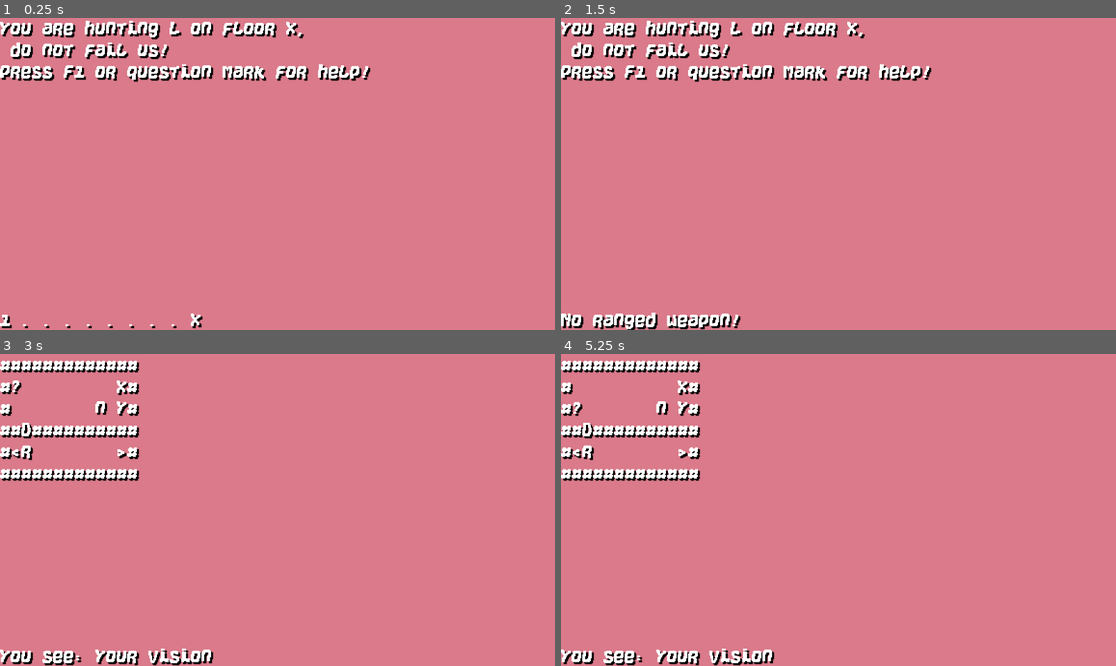
Above: before the commit, frames 1-4 (two rows, left to right).
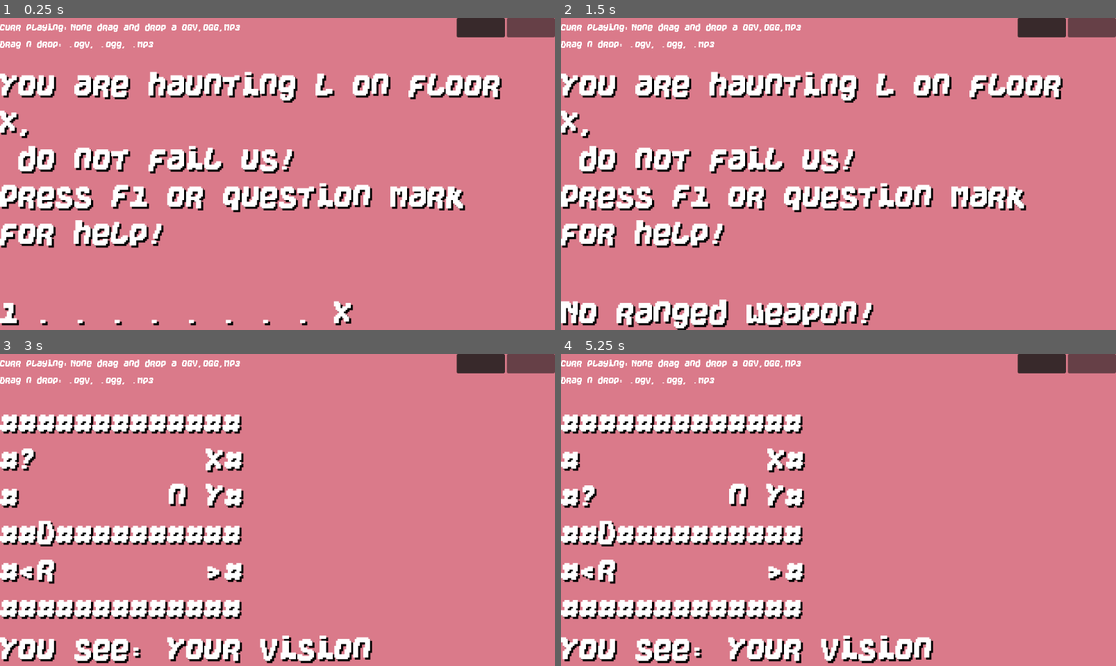
Above: after the commit, the same moments.

Repository: KaizNike/Defeating-User-Built-Dungeon
Game: Godot game, scene res://Main.tscn
Two runs of this game, one before a commit and one after it. Both use one fixed random seed, a clock stepped at 60 frames per second and the inputs below.
Inputs (mouse positions are in pixels of both pictures, inside the frame that each line leads up to):
- Up to frame 1 (0.25 s): no input
- Up to frame 2 (1.5 s): tap F at 0.5, 1.25 s; move the mouse to (960, 158) at 0.52 s; hold Keypad 3 (fire_downright) 0.53-1.25 s; hold X (fire) 0.53-1.25 s; click (960, 158) at 0.67 s; drag from (727, 189) to (810, 236) at 1.27 s
- Up to frame 3 (3 s): tap F at 2, 2.75 s; move the mouse to (333, 441) at 2.02 s; hold Keypad 3 (fire_downright) 2.03-2.75 s; hold K (look) 2.03-2.75 s; drag from (249, 572) to (111, 463) at 2.77 s
- Up to frame 4 (5.25 s): tap R (reset) at 3.5, 4.25 s; move the mouse to (1005, 556) at 3.52 s; hold Keypad 1 (fire_downleft) 3.53-4.25 s; hold V (version_display) 3.53-4.25 s; tap F1 (help) at 4.15 s; drag from (672, 463) to (755, 432) at 4.27 s; move the mouse to (866, 510) at 5.02 s; hold Keypad 2 (fire_down) from 5.03 s (still down); tap Shift at 5.1 s; click (866, 510) at 5.17 s

The runs differ from the first frame. In frame 1, 19% of the frame differs, in the area x 0-100%, y 0-100%; in frame 2, 22%; in frame 3, 17%; in frame 4, 17%.
Error before the commit: Invalid access of index '0' on a base object of type: 'PackedStringArray'. (res://Main.gd:152)
Error after the commit: Invalid access of index '0' on a base object of type: 'PackedStringArray'. (res://Main.gd:154)

Commit message:
UI and entity updates, input improvements
Increased font sizes and adjusted layout for labels in Main.tscn for better readability. Added 'Humanoid' entity type and new arrays in Main.gd, updated some label text from 'hunting' to 'haunting', and commented out notification code for max columns/rows. Improved input mapping in project.godot by adding additional key event objects for movement and firing actions.

Diff:
--- a/Defeating User Built Dungeon/Main.gd
+++ b/Defeating User Built Dungeon/Main.gd
@@ -45,6 +45,7 @@
 @export var game_save_class := GDScript
 
 var Rooms = []
+var innerRooms = []
 
 const RoomsStore = ["""
 #############
@@ -64,6 +65,7 @@
 
 var game_array := []
 var temp_game_array := []
+var temp_inners := []
 
 # ">" - Down Stair*, "<" - Up Stair*, "Y" - Door Key*, "y" - Chest Key*, "D" - Door*, "K" - Skeleton Key*, "%" - Body*, "+" - Healing Potion*, "c" - Chest, "*" - Secret
 const INTERACTS = [">", "<", "Y", "y", "D", "K", "%", "+", "c", "-", "*"]
@@ -89,8 +91,8 @@
 "Crate": {"Speed": 0, "Turns": 0, "Loc": Vector2i.ZERO, "HP": 3, "DMG": 0, "Char": "x", "Behav": "Still", "Inv": [], "bodyDesc": "crate", "Relation": "None"},
 "Goblin": {"Speed": 1, "Turns": 1, "Loc": Vector2i.ZERO, "HP": 2, "DMG": 0, "Char": "g", "Behav": "HunterGather", "Inv": [], "bodyDesc": "goblin", "Relation": "Goblin"},
 "Kobold": {"Speed": 2, "Turns": 2, "Loc": Vector2i.ZERO, "HP": 2, "DMG": 1, "Char": "k", "Behav": "Scavenger", "Inv": [], "bodyDesc": "kobold", "Relation": "Kobold"},
-"Arrow": {"Speed": 3, "Turns":2, "Loc": Vector2i.ZERO, "Dir": Vector2i.ZERO, "HP": 1, "DMG": 1, "Char": "-", "Behav": "OnTrajectory", "Inv": [], "bodyDesc": "broken shaft", "Relation": "Projectile"}
-}
+"Arrow": {"Speed": 3, "Turns":2, "Loc": Vector2i.ZERO, "Dir": Vector2i.ZERO, "HP": 1, "DMG": 1, "Char": "-", "Behav": "OnTrajectory", "Inv": [], "bodyDesc": "broken shaft", "Relation": "Projectile"},
+"Humanoid": {"Speed": 1, "Turns": 1, "Loc": Vector2(1,0), "HP": 1, "DMG": 1, "Char": "L", "Behav": "Random", "Inv": [], "bodyDesc": "rat", "Relation": "Rats"}}
 
 const ENTITIES_HOSTILES = ["Rats", "Dingos", "Goblin", "Kobold", "Projectile"]
 
@@ -146,10 +148,10 @@
 		_actors_init(game_array)
 		scoring = scoringOrig.duplicate(true)
 		save_game(autosaveLoc)
-		levelLabel.text = "You are hunting L on floor X,\n do not fail us! \nPress F1 or question mark for help!"
+		levelLabel.text = "You are haunting L on floor X,\n do not fail us! \nPress F1 or question mark for help!"
 		if not is_muted:
 			DisplayServer.tts_stop()
-			DisplayServer.tts_speak("You are hunting L on floor X,\n do not fail us! \n" + "currently playing: " + currentSong.text + "\nPress F1 or question mark for help!", voice[0])
+			DisplayServer.tts_speak("You are haunting L on floor X,\n do not fail us! \n" + "currently playing: " + currentSong.text + "\nPress F1 or question mark for help!", voice[0])
 		statusLabel.text = "Press Anything."
 		if not is_muted:
 			DisplayServer.tts_speak("Press Anything." + "\nAdditionally Drag n drop: .o g v, .o g g, .mp3 to play them in game!", voice[0])
@@ -170,7 +172,7 @@
 		_actors_init(game_array)
 		waiting = true
 		waitingOn = "Start"
-		levelLabel.text = "You returned!\n You still hunt L on floor X.\n  Currently on: " + str(currentRoom+1) + "\nPress F1 or question mark for help!"
+		levelLabel.text = "You returned!\n You still haunt L on floor X.\n  Currently on: " + str(currentRoom+1) + "\nPress F1 or question mark for help!"
 		levelLabel.grab_focus()
 		statusLabel.text = "Press Anything."
 		if not is_muted:
@@ -1093,9 +1095,6 @@
 							statusLabel.text = "You got hit for " + str(Actor.DMG) + " DMG!"
 							if not is_muted:
 								DisplayServer.tts_speak("You got hit for " + str(Actor.DMG) + " DMG!", voice[0])
-#							yield(tts,"utterance_end")
-#							tts.stop()
-#							yield(get_tree(),"idle_frame")
 							notiTimer.start()
 							break
 					targetIndex += 1
@@ -1371,7 +1370,7 @@
 		items += 1
 	if items > 5:
 		var moreText = ""
-		var pages = items / 5
+		var pages = items / 5 #How many pages? slash hit it!
 		if items % 5 != 0:
 			pages += 1
 		pageSelect = true
@@ -1748,12 +1747,12 @@
 		if line.length() > longestTextLength:
 			longestTextLength = line.length()
 			if longestTextLength > 24:
-				$VSplitContainer/StatusLabel.text = "Max Columns: " + str(longestTextLength) + "/24"
-				if not is_muted:
-					DisplayServer.tts_speak("Max Columns: " + str(longestTextLength) + " of 24", voice[0])
-				$NotificationTimer.start()
+				#$VSplitContainer/StatusLabel.text = "Max Columns: " + str(longestTextLength) + "/24"
+				#if not is_muted:
+					#DisplayServer.tts_speak("Max Columns: " + str(longestTextLength) + " of 24", voice[0])
+				#$NotificationTimer.start(1)
 				line = line.substr(0,24)
-				longestTextLength = 24
+				longestTextLength = 24#0
 	for line in c:
 		if line.length() < longestTextLength:
 			for spot in range(longestTextLength - line.length()):
@@ -1761,10 +1760,10 @@
 		if index < 7:
 			returnValue += line + "\n"
 		else:
-			$VSplitContainer/StatusLabel.text = "Max Rows: 6"
-			if not is_muted:
-				DisplayServer.tts_speak("Max Rows: 6", voice[0])
-			$NotificationTimer.start()
+			#$VSplitContainer/StatusLabel.text = "Max Rows: 6"
+			#if not is_muted:
+				#DisplayServer.tts_speak("Max Rows: 6", voice[0])
+			#$NotificationTimer.start()
 			break
 		index += 1
 
@@ -1881,7 +1880,7 @@
 			_status_bar_update()
 		"level":
 			_display_array(game_array)
-			notificationType = "status"
+			notificationType = "status"#radial declined - linear round makes no sense just to read stuatats
 		"both":
 			_status_bar_update()
 			_display_array(game_array)
--- a/Defeating User Built Dungeon/Main.tscn
+++ b/Defeating User Built Dungeon/Main.tscn
@@ -23,9 +23,8 @@
 size_flags_vertical = 3
 
 [node name="CellMusicChatGPT3" parent="VSplitContainer/VSplitContainer" instance=ExtResource("4")]
-visible = false
 layout_mode = 2
-size_flags_vertical = 3
+size_flags_vertical = 2
 
 [node name="MusicB" parent="VSplitContainer/VSplitContainer/CellMusicChatGPT3/VSplitContainer/HBoxContainer" index="0"]
 visible = false
@@ -51,24 +50,22 @@
 [node name="LevelLabel" type="Label" parent="VSplitContainer/VSplitContainer"]
 custom_minimum_size = Vector2(5, 5)
 layout_mode = 2
-size_flags_vertical = 1
+size_flags_vertical = 3
+size_flags_stretch_ratio = 5.0
 focus_mode = 2
 theme_override_colors/font_shadow_color = Color(0, 0, 0, 1)
 theme_override_constants/shadow_offset_x = 4
 theme_override_constants/shadow_offset_y = 4
 theme_override_fonts/font = ExtResource("2")
-theme_override_font_sizes/font_size = 32
+theme_override_font_sizes/font_size = 56
 text = "XXXXXXXXXXXX
 X..........X
 X..........X
 XXDXXXXXXXXX
 X..........X
-########################
-##
-#
-#
-#"
+############"
 autowrap_mode = 3
+clip_text = true
 
 [node name="StatusLabel" type="Label" parent="VSplitContainer"]
 layout_mode = 2
@@ -77,7 +74,7 @@
 theme_override_constants/shadow_offset_x = 4
 theme_override_constants/shadow_offset_y = 4
 theme_override_fonts/font = ExtResource("2")
-theme_override_font_sizes/font_size = 32
+theme_override_font_sizes/font_size = 56
 text = "1 . . . . . . . . X"
 clip_text = true
 
@@ -92,7 +89,7 @@
 anchor_bottom = 1.0
 tooltip_text = "Exit with ~ or Ctrl + L then Press F2 or \" for Tiles"
 theme_override_fonts/font = ExtResource("2")
-theme_override_font_sizes/font_size = 32
+theme_override_font_sizes/font_size = 56
 text = "######################
 #@            <#>    #
 #Dx#############n  r #
@@ -109,12 +106,6 @@
 theme = ExtResource("5")
 text = "Hello"
 
-[node name="Level3D" type="Node3D" parent="."]
-
-[node name="AudioListener3D" type="AudioListener3D" parent="Level3D"]
-doppler_tracking = 2
-current = true
-
 [connection signal="timeout" from="NotificationTimer" to="." method="_on_NotificationTimer_timeout"]
 
 [editable path="VSplitContainer/VSplitContainer/CellMusicChatGPT3"]
--- a/Defeating User Built Dungeon/project.godot
+++ b/Defeating User Built Dungeon/project.godot
@@ -122,21 +122,25 @@
 fire_up={
 "deadzone": 0.5,
 "events": [Object(InputEventKey,"resource_local_to_scene":false,"resource_name":"","device":0,"window_id":0,"alt_presse …(194 unchanged characters)…
+, Object(InputEventKey,"resource_local_to_scene":false,"resource_name":"","device":-1,"window_id":0,"alt_pressed":false,"shift_pressed":false,"ctrl_pressed":false,"meta_pressed":false,"pressed":false,"keycode":0,"physical_keycode":4194446,"key_label":0,"unicode":0,"location":0,"echo":false,"script":null)
 ]
 }
 fire_right={
 "deadzone": 0.5,
 "events": [Object(InputEventKey,"resource_local_to_scene":false,"resource_name":"","device":0,"window_id":0,"alt_presse …(194 unchanged characters)…
+, Object(InputEventKey,"resource_local_to_scene":false,"resource_name":"","device":-1,"window_id":0,"alt_pressed":false,"shift_pressed":false,"ctrl_pressed":false,"meta_pressed":false,"pressed":false,"keycode":0,"physical_keycode":4194444,"key_label":0,"unicode":0,"location":0,"echo":false,"script":null)
 ]
 }
 fire_left={
 "deadzone": 0.5,
 "events": [Object(InputEventKey,"resource_local_to_scene":false,"resource_name":"","device":0,"window_id":0,"alt_presse …(194 unchanged characters)…
+, Object(InputEventKey,"resource_local_to_scene":false,"resource_name":"","device":-1,"window_id":0,"alt_pressed":false,"shift_pressed":false,"ctrl_pressed":false,"meta_pressed":false,"pressed":false,"keycode":0,"physical_keycode":4194442,"key_label":0,"unicode":0,"location":0,"echo":false,"script":null)
 ]
 }
 fire_down={
 "deadzone": 0.5,
 "events": [Object(InputEventKey,"resource_local_to_scene":false,"resource_name":"","device":0,"window_id":0,"alt_presse …(194 unchanged characters)…
+, Object(InputEventKey,"resource_local_to_scene":false,"resource_name":"","device":-1,"window_id":0,"alt_pressed":false,"shift_pressed":false,"ctrl_pressed":false,"meta_pressed":false,"pressed":false,"keycode":0,"physical_keycode":4194440,"key_label":0,"unicode":0,"location":0,"echo":false,"script":null)
 ]
 }
 enter_level_editor={
@@ -198,21 +202,25 @@
 fire_upright={
 "deadzone": 0.5,
 "events": [Object(InputEventKey,"resource_local_to_scene":false,"resource_name":"","device":-1,"window_id":0,"alt_press …(196 unchanged characters)…
+, Object(InputEventKey,"resource_local_to_scene":false,"resource_name":"","device":-1,"window_id":0,"alt_pressed":false,"shift_pressed":false,"ctrl_pressed":false,"meta_pressed":false,"pressed":false,"keycode":0,"physical_keycode":4194447,"key_label":0,"unicode":0,"location":0,"echo":false,"script":null)
 ]
 }
 fire_upleft={
 "deadzone": 0.5,
 "events": [Object(InputEventKey,"resource_local_to_scene":false,"resource_name":"","device":-1,"window_id":0,"alt_press …(196 unchanged characters)…
+, Object(InputEventKey,"resource_local_to_scene":false,"resource_name":"","device":-1,"window_id":0,"alt_pressed":false,"shift_pressed":false,"ctrl_pressed":false,"meta_pressed":false,"pressed":false,"keycode":0,"physical_keycode":4194445,"key_label":0,"unicode":0,"location":0,"echo":false,"script":null)
 ]
 }
 fire_downright={
 "deadzone": 0.5,
 "events": [Object(InputEventKey,"resource_local_to_scene":false,"resource_name":"","device":-1,"window_id":0,"alt_press …(196 unchanged characters)…
+, Object(InputEventKey,"resource_local_to_scene":false,"resource_name":"","device":-1,"window_id":0,"alt_pressed":false,"shift_pressed":false,"ctrl_pressed":false,"meta_pressed":false,"pressed":false,"keycode":0,"physical_keycode":4194441,"key_label":0,"unicode":0,"location":0,"echo":false,"script":null)
 ]
 }
 fire_downleft={
 "deadzone": 0.5,
 "events": [Object(InputEventKey,"resource_local_to_scene":false,"resource_name":"","device":-1,"window_id":0,"alt_press …(196 unchanged characters)…
+, Object(InputEventKey,"resource_local_to_scene":false,"resource_name":"","device":-1,"window_id":0,"alt_pressed":false,"shift_pressed":false,"ctrl_pressed":false,"meta_pressed":false,"pressed":false,"keycode":0,"physical_keycode":4194439,"key_label":0,"unicode":0,"location":0,"echo":false,"script":null)
 ]
 }
 
